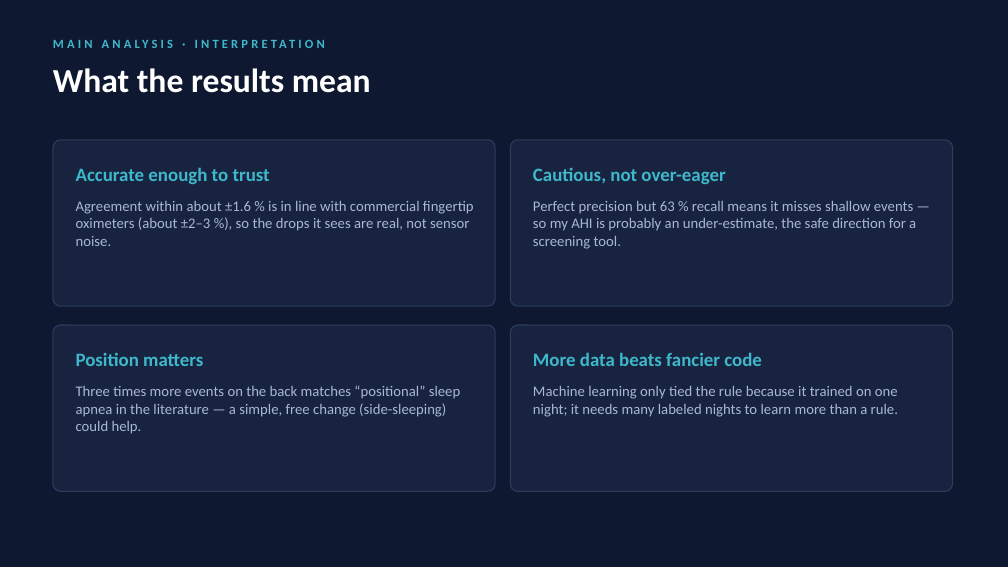
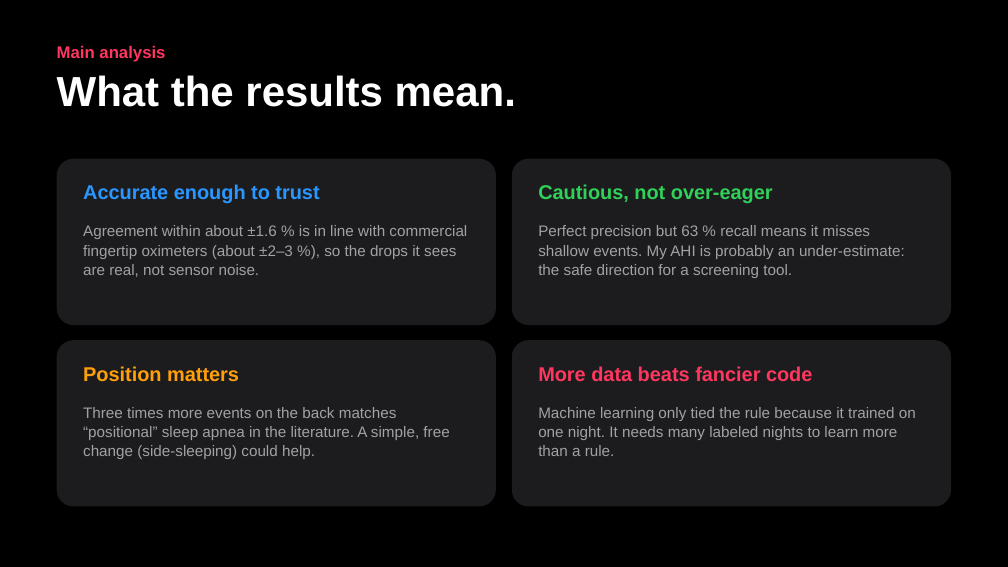
Before and after one commit to gabrielamamanestudent-wq/teetomivV2, a slide deck: slide 11 of science-fair/night-signal/Night_Signal_Presentation.pptx. Drawn at 1008x567 pixels with LibreOffice and Linux fonts; fonts in the diff are those of the drawing. Boxes give left, top, right and bottom in pixels: in the first picture for what was removed or moved away, otherwise in the second. Text is boxed around its words. In the diff, an @@ line names an element or a change of style, - is before the commit and + after.

```diff
--- a/science-fair/night-signal/Night_Signal_Presentation.pptx
+++ b/science-fair/night-signal/Night_Signal_Presentation.pptx
@@ background #0E1830 to #000000 @@
@@ text at (x1=57, y1=46, x2=165, y2=62): text changed; size 12 to 16 pt; font Calibri to Arial; text colour #3FB8CC to #FF375F @@
-MAIN ANALYSIS · INTERPRETATION
+Main analysis
@@ text "Main analysis" at (x1=57, y1=46, x2=165, y2=62): vertical alignment middle to top @@
@@ text at (x1=57, y1=75, x2=516, y2=107): text changed; size 32 to 40 pt; font Calibri to Arial @@
-What the results mean
+What the results mean.
@@ fill #18233F to #1C1C1E; outline #2C3D60 1 pt to none; proportions changed in 4 elements at (x1=512, y1=340, x2=951, y2=507), (x1=57, y1=340, x2=496, y2=507), (x1=512, y1=159, x2=951, y2=325), (x1=57, y1=159, x2=496, y2=325) @@
@@ rounded rectangle moved from (x1=53, y1=140, x2=495, y2=306) to (x1=57, y1=159, x2=496, y2=325) @@
@@ rounded rectangle resized from (x1=510, y1=140, x2=953, y2=306) to (x1=512, y1=159, x2=951, y2=325) @@
@@ text "Accurate enough to trust" moved from (x1=76, y1=168, x2=270, y2=184) to (x1=83, y1=184, x2=319, y2=204) @@
@@ text "Accurate enough to trust" at (x1=83, y1=184, x2=319, y2=204): size 18 to 19 pt, font Calibri to Arial, text colour #3FB8CC to #2997FF; vertical alignment middle to top @@
@@ text "Cautious, not over-eager" moved from (x1=533, y1=168, x2=725, y2=184) to (x1=538, y1=184, x2=773, y2=203) @@
@@ text "Cautious, not over-eager" at (x1=538, y1=184, x2=773, y2=203): size 18 to 19 pt, font Calibri to Arial, text colour #3FB8CC to #30D158; vertical alignment middle to top @@
@@ text "Agreement within about ±1.6 % ..." moved from (x1=76, y1=201, x2=474, y2=246) to (x1=83, y1=225, x2=467, y2=277) @@
@@ text "Agreement within about ±1.6 % ..." at (x1=83, y1=225, x2=467, y2=277): size 14 to 14.5 pt, font Calibri to Arial, text colour #A9B8D2 to #A1A1A6; line spacing 1 to 1.05 @@
@@ text at (x1=538, y1=225, x2=905, y2=278): text changed; size 14 to 14.5 pt; font Calibri to Arial; text colour #A9B8D2 to #A1A1A6 @@
-Perfect precision but 63 % recall means it misses shallow events — so my AHI is probably an under-estimate, the safe direction for a screening tool.
+Perfect precision but 63 % recall means it misses shallow events. My AHI is probably an under-estimate: the safe direction for a screening tool.
@@ rounded rectangle moved from (x1=53, y1=325, x2=495, y2=492) to (x1=57, y1=340, x2=496, y2=507) @@
@@ rounded rectangle resized from (x1=510, y1=325, x2=953, y2=492) to (x1=512, y1=340, x2=951, y2=507) @@
@@ text "Position matters" moved from (x1=76, y1=353, x2=203, y2=366) to (x1=83, y1=366, x2=239, y2=381) @@
@@ text "Position matters" at (x1=83, y1=366, x2=239, y2=381): size 18 to 19 pt, font Calibri to Arial, text colour #3FB8CC to #FF9F0A; vertical alignment middle to top @@
@@ text "More data beats fancier code" moved from (x1=533, y1=353, x2=762, y2=366) to (x1=538, y1=366, x2=812, y2=381) @@
@@ text "More data beats fancier code" at (x1=538, y1=366, x2=812, y2=381): size 18 to 19 pt, font Calibri to Arial, text colour #3FB8CC to #FF375F; vertical alignment middle to top @@
@@ text at (x1=83, y1=407, x2=449, y2=459): text changed; size 14 to 14.5 pt; font Calibri to Arial; text colour #A9B8D2 to #A1A1A6 @@
-Three times more events on the back matches “positional” sleep apnea in the literature — a simple, free change (side-sleeping) could help.
+Three times more events on the back matches “positional” sleep apnea in the literature. A simple, free change (side-sleeping) could help.
@@ text at (x1=538, y1=407, x2=916, y2=456): text changed; size 14 to 14.5 pt; font Calibri to Arial; text colour #A9B8D2 to #A1A1A6 @@
-Machine learning only tied the rule because it trained on one night; it needs many labeled nights to learn more than a rule.
+Machine learning only tied the rule because it trained on one night. It needs many labeled nights to learn more than a rule.
```
Also in this commit, not shown: 18 other slides changed, 7 other files.
